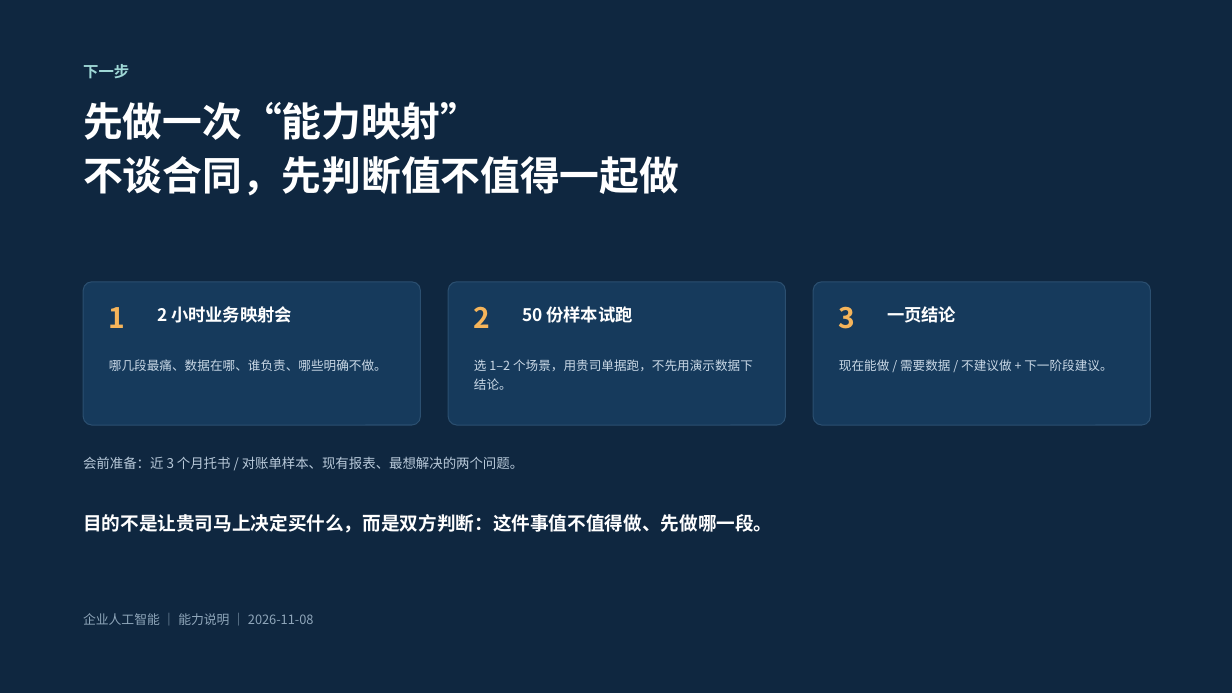
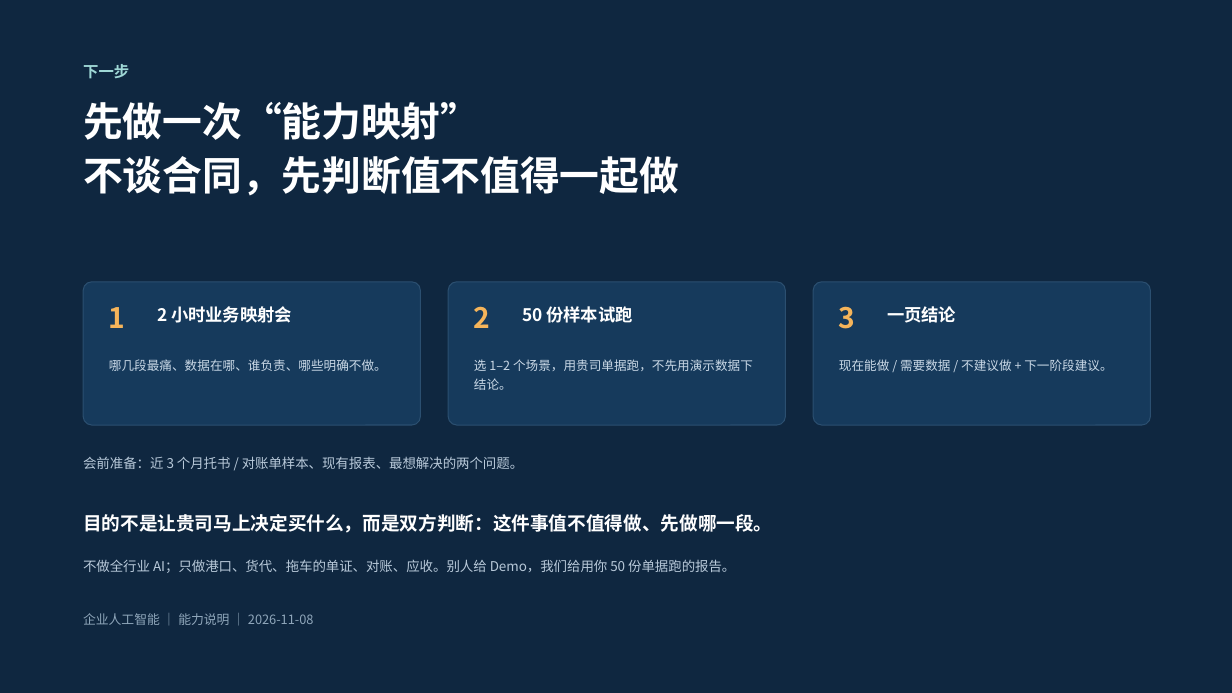
Before and after one commit to roma007/Enterprise-AI, a slide deck: slide 18 of 会客包/reports/客户老板版_系统能力介绍_2026-11-08.pptx. Drawn at 1232x693 pixels with LibreOffice and Linux fonts; fonts in the diff are those of the drawing. Boxes give left, top, right and bottom in pixels: in the first picture for what was removed or moved away, otherwise in the second. Text is boxed around its words. In the diff, an @@ line names an element or a change of style, - is before the commit and + after.

```diff
--- a/会客包/reports/客户老板版_系统能力介绍_2026-11-08.pptx
+++ b/会客包/reports/客户老板版_系统能力介绍_2026-11-08.pptx
@@ text added at <box>83,559,735,573</box>, 10.5 pt, text #B8C9D9 @@
+不做全行业 AI；只做港口、货代、拖车的单证、对账、应收。别人给 Demo，我们给用你 50 份单据跑的报告。
```
Also in this commit, not shown: 9 other slides changed, 6 other files.
